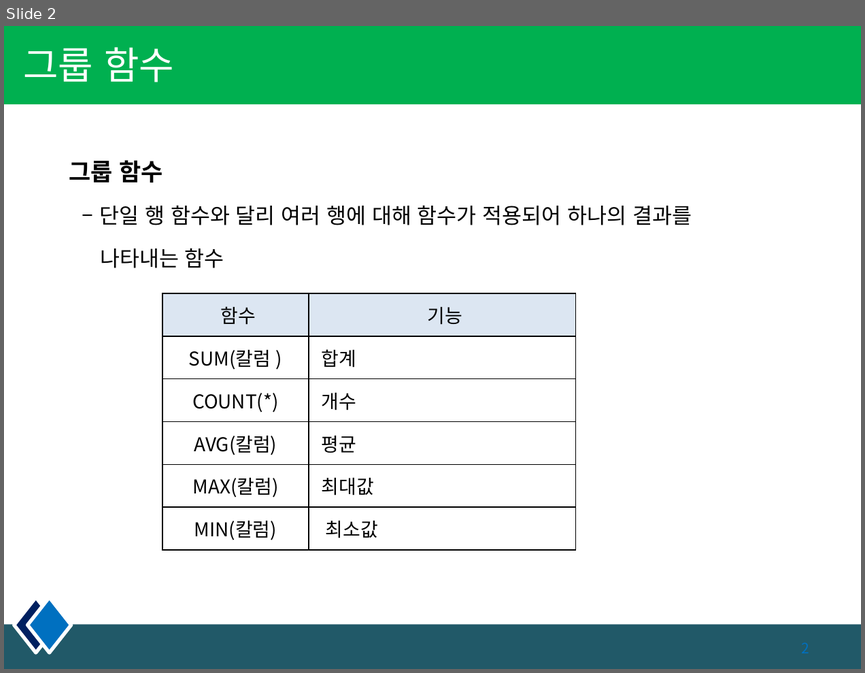
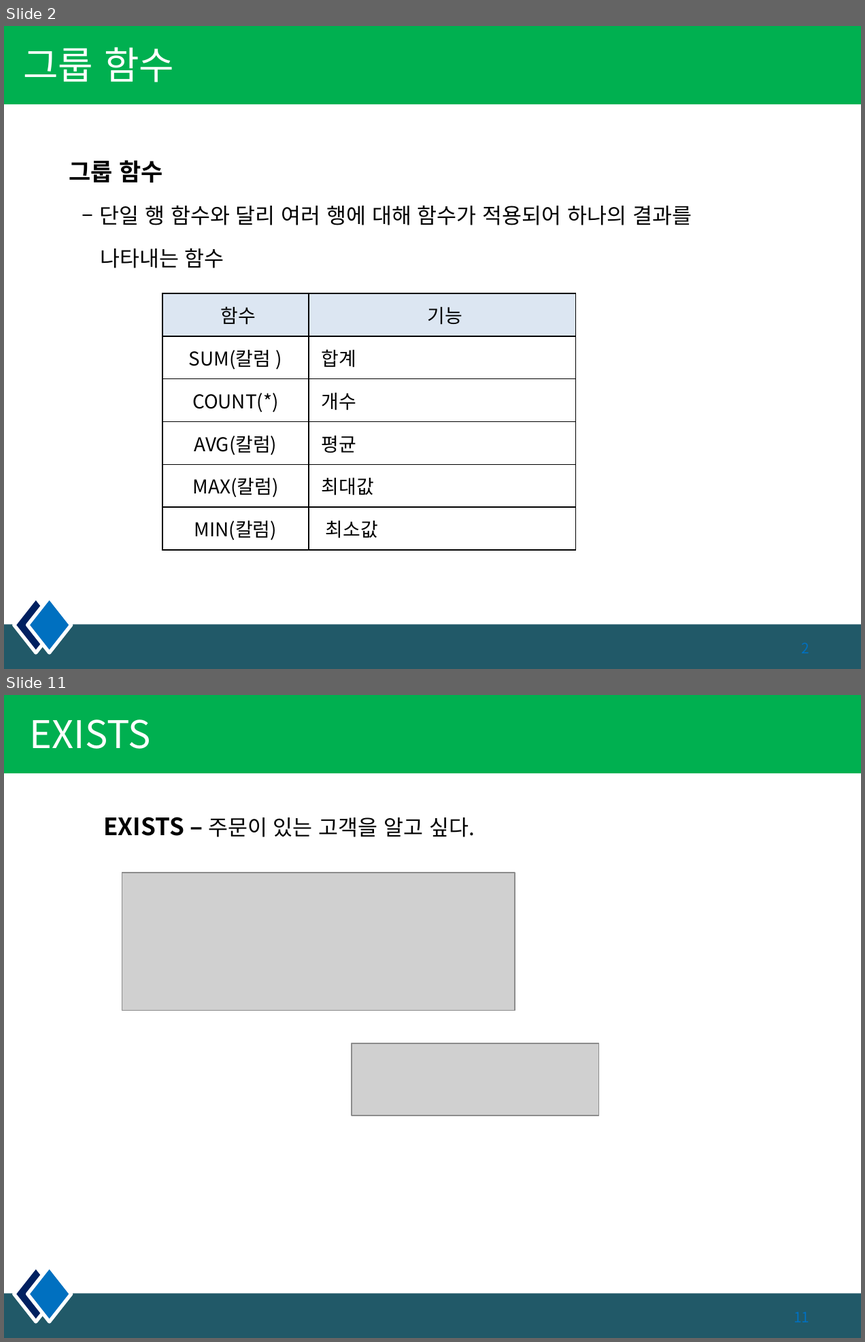
Before and after one commit to kiyongee2/green_project_web, a slide deck: db_ppt/6장. 함수2.pptx. Shown one above the other, each under a label of ours: slide 2 before the commit, slides 2 and 11 after it; the slides between them are not shown. The pictures are 865x673 and 865x1342 pixels, drawn with LibreOffice and Linux fonts; fonts in the diff are those of the drawing; grey boxes stand for pictures. Boxes give left, top, right and bottom in pixels: in the first picture for what was removed or moved away, otherwise in the second. Text is boxed around its words. In the diff, an @@ line names an element or a change of style, - is before the commit and + after.

```diff
--- a/db_ppt/6장. 함수2.pptx
+++ b/db_ppt/6장. 함수2.pptx
@@ slide 11 added at (4,695,861,1338), background #FFFFFF; not listed: 4 template elements that a slide beside it also shows @@
@@ title added at (30,719,151,749), 32 pt, text #FFFFFF @@
+EXISTS
@@ text added at (103,817,475,837), 18 pt, text #000000 @@
+EXISTS – 주문이 있는 고객을 알고 싶다.
@@ picture added at (122,872,515,1011) @@
@@ picture added at (352,1043,598,1115) @@
```
Also in this commit, not shown: 1 slide changed, 9 other slides added, 2 other files.
